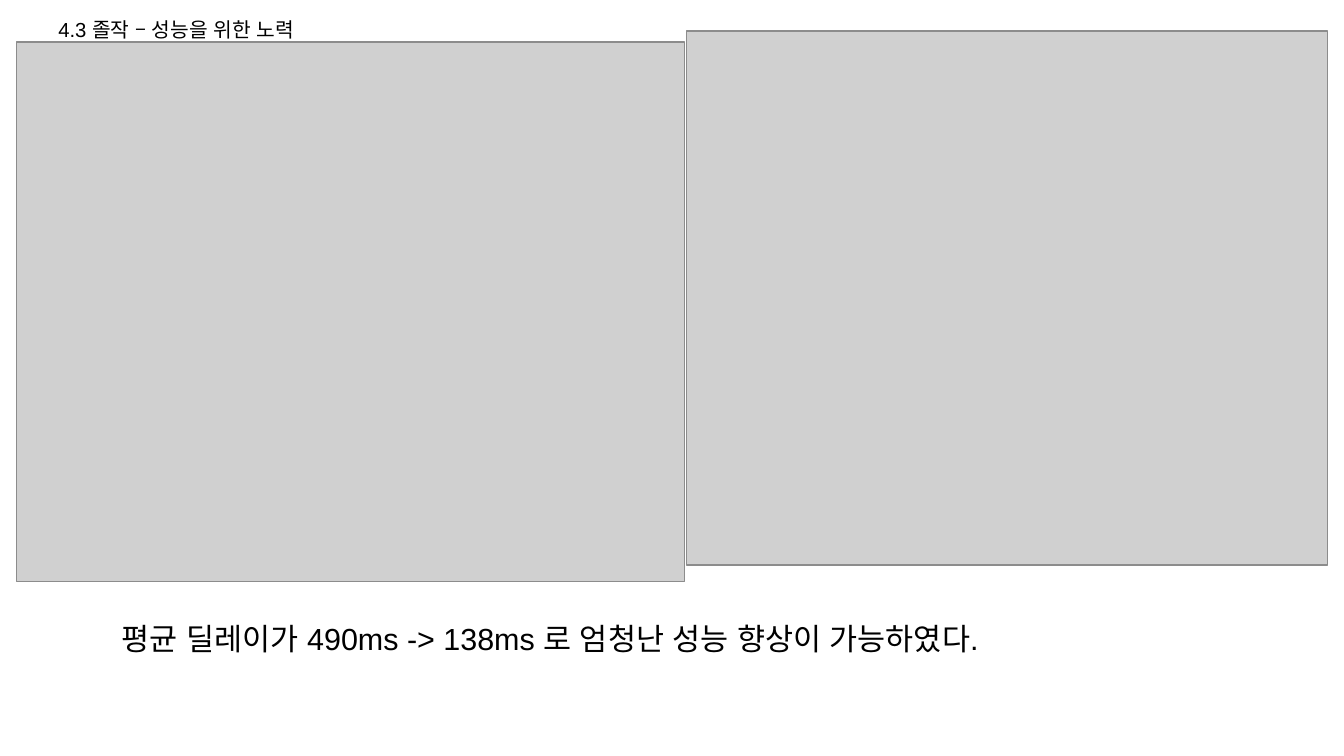
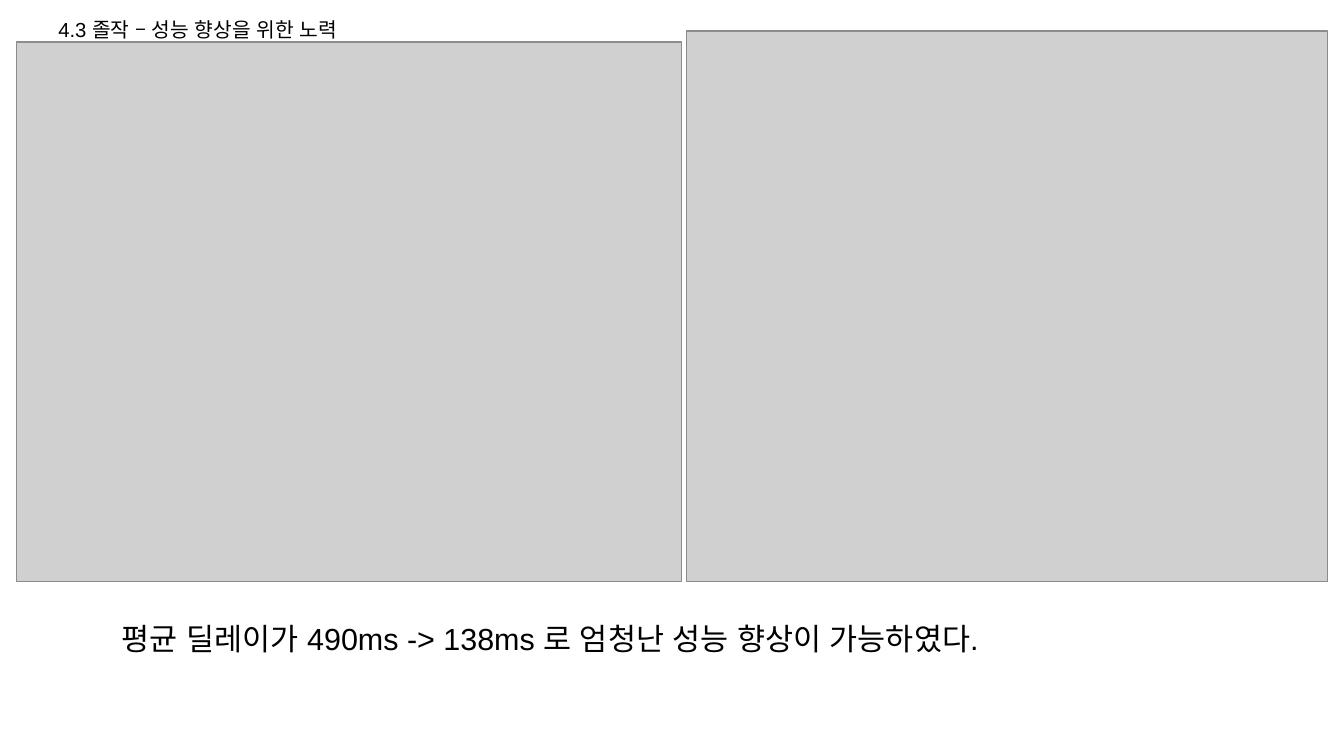
Before and after one commit to hypernagox/FYP_Evergreen, a slide deck: slide 34 of 포트폴리오/서버_최재혁/포트폴리오.pptx. Drawn at 1344x756 pixels with LibreOffice and Linux fonts; fonts in the diff are those of the drawing; grey boxes stand for pictures. Boxes give left, top, right and bottom in pixels: in the first picture for what was removed or moved away, otherwise in the second. Text is boxed around its words. In the diff, an @@ line names an element or a change of style, - is before the commit and + after.

```diff
--- a/포트폴리오/서버_최재혁/포트폴리오.pptx
+++ b/포트폴리오/서버_최재혁/포트폴리오.pptx
@@ title at [58, 20, 336, 43]: text changed @@
-4.3 졸작 – 성능을 위한 노력
+4.3 졸작 – 성능 향상을 위한 노력
@@ picture: place and size @@
-picture at [687, 30, 1328, 565]
+picture at [687, 30, 1328, 582]
```
Also in this commit, not shown: 2 other slides changed, 13 slides added, 8 other files.
